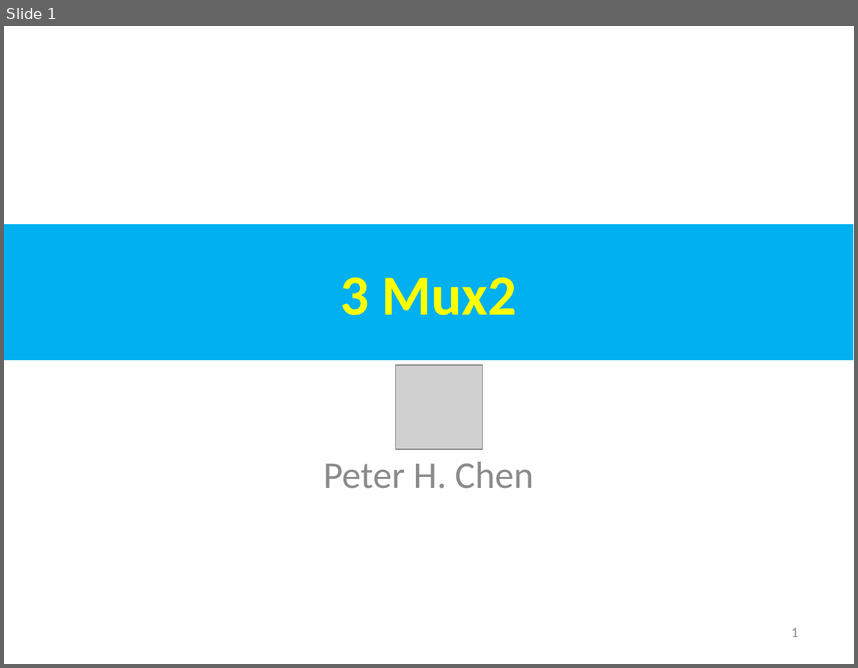
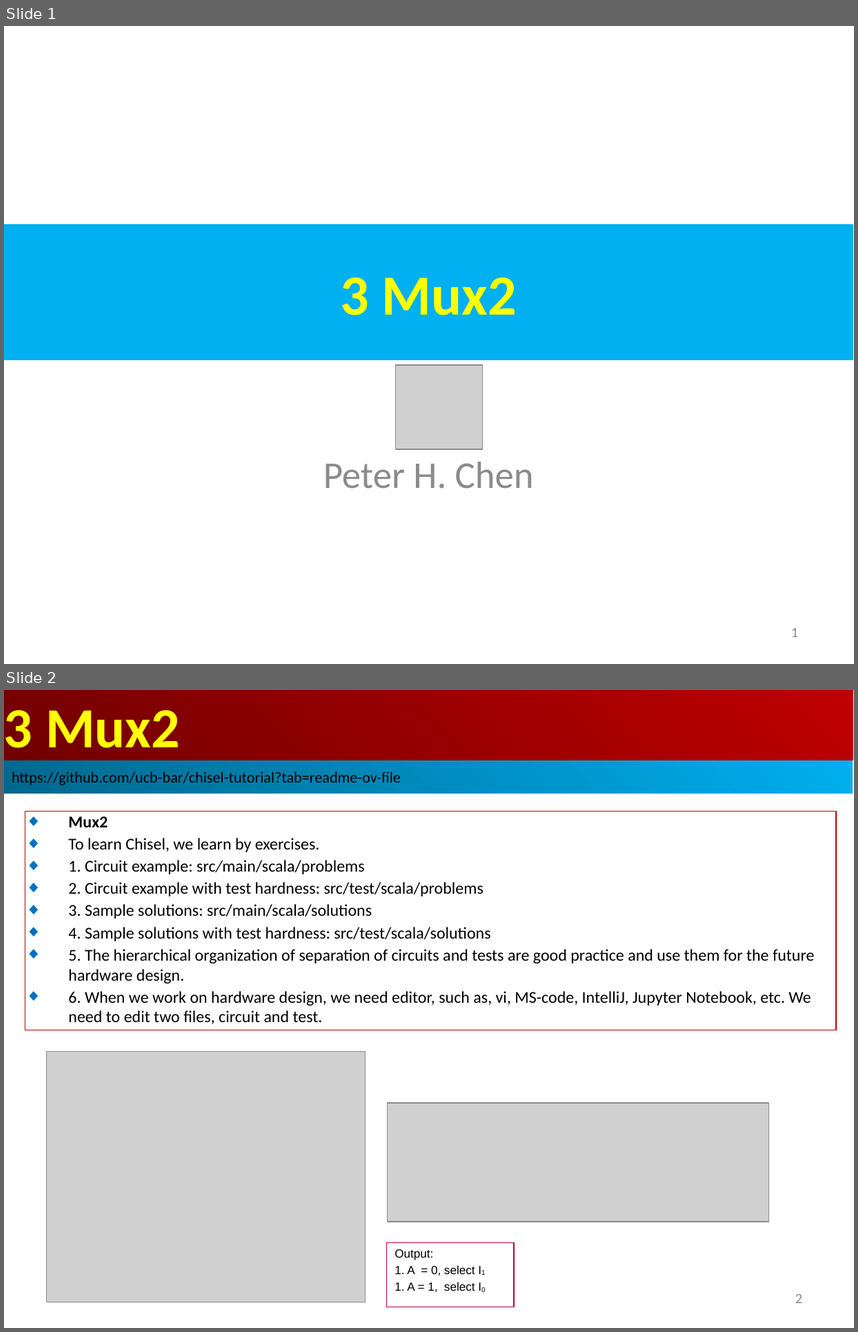
Before and after one commit to peterhchen/AIU_CS800_Chisel, a slide deck: 600_UCB_Chisel/003_Mux2/000_Video/003_Mux2.ppt. Shown one above the other, each under a label of ours: slide 1 before the commit, slides 1 and 2 after it. The pictures are 858x668 and 858x1332 pixels, drawn with LibreOffice and Linux fonts; fonts in the diff are those of the drawing; grey boxes stand for pictures. Boxes give left, top, right and bottom in pixels: in the first picture for what was removed or moved away, otherwise in the second. Text is boxed around its words. In the diff, an @@ line names an element or a change of style, - is before the commit and + after.

```diff
--- a/600_UCB_Chisel/003_Mux2/000_Video/003_Mux2.ppt
+++ b/600_UCB_Chisel/003_Mux2/000_Video/003_Mux2.ppt
@@ slide 2 added at box(4, 690, 854, 1328), background #FFFFFF @@
@@ rectangle added at box(4, 690, 853, 760), fill gradient #BF0000 to #710000, 48 pt, text #FFFF00, bold @@
+3 Mux2
@@ rectangle added at box(4, 760, 853, 793), fill gradient #00AFEF to #00688E, 13 pt, text #000000 @@
+https://github.com/ucb-bar/chisel-tutorial?tab=readme-ov-file
@@ rectangle added at box(25, 811, 836, 1030), outline #C00000 0.74 pt, 14 pt, text #000000 @@
+◆ Mux2
+◆ To learn Chisel, we learn by exercises.
+◆ 1. Circuit example: src/main/scala/problems
+◆ 2. Circuit example with test hardness: src/test/scala/problems
+◆ 3. Sample solutions: src/main/scala/solutions
+◆ 4. Sample solutions with test hardness: src/test/scala/solutions
+◆ 5. The hierarchical organization of separation of circuits and tests are good practice and use them for the future hardware design.
+◆ 6. When we work on hardware design, we need editor, such as, vi, MS-code, IntelliJ, Jupyter Notebook, etc. We need to edit two files, circuit and test.
@@ picture added at box(47, 1052, 366, 1301) @@
@@ picture added at box(388, 1103, 769, 1221) @@
@@ rectangle added at box(386, 1243, 514, 1306), fill #FFFFFF, outline #BF0041 0.74 pt, 10 pt, text #000000 @@
+Output:
+1. A = 0, select I1
+1. A = 1, select I0
@@ page number added at box(795, 1294, 802, 1303), 12 pt, text #8B8B8B @@
+2
```
Also in this commit, not shown: 1 slide changed.
